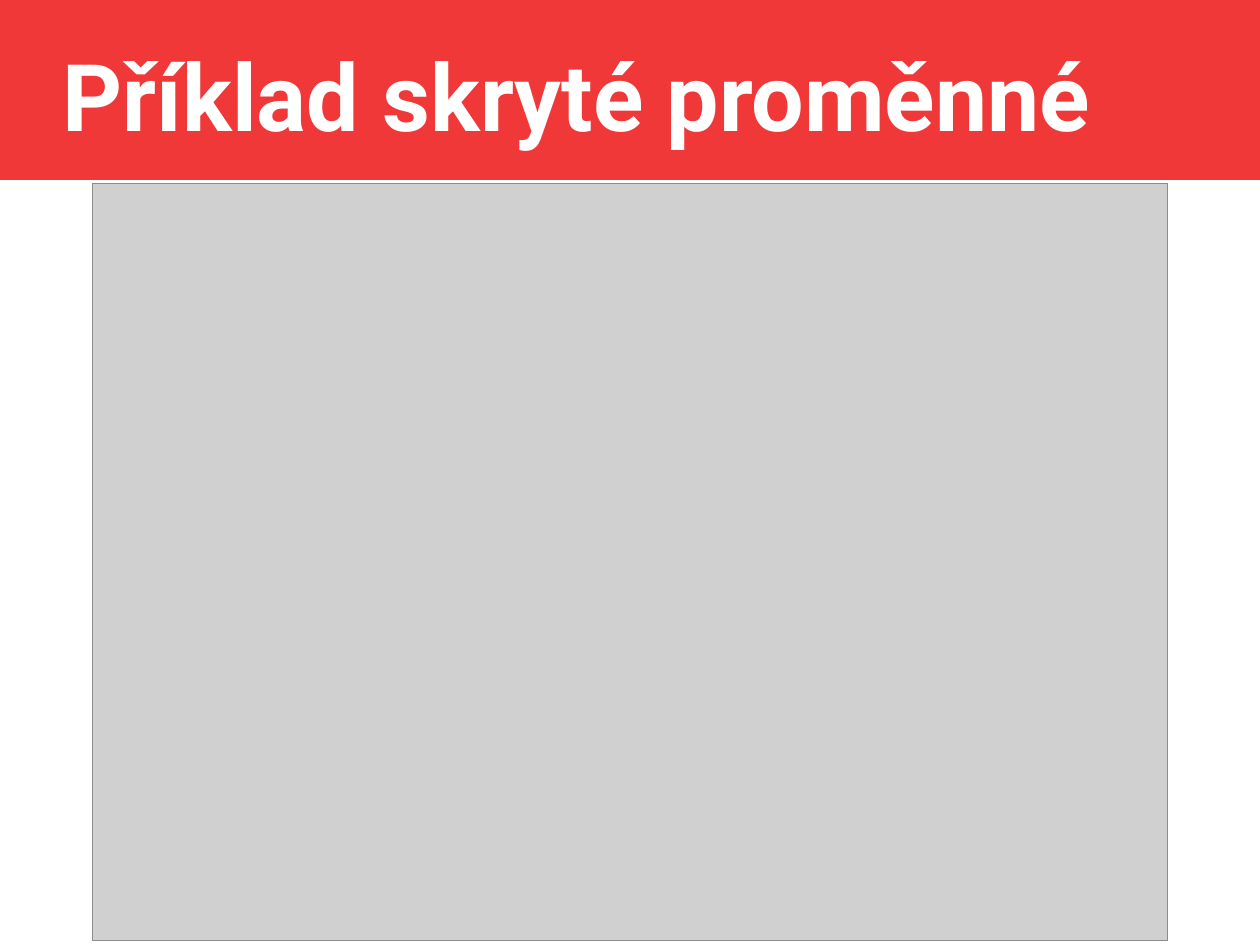
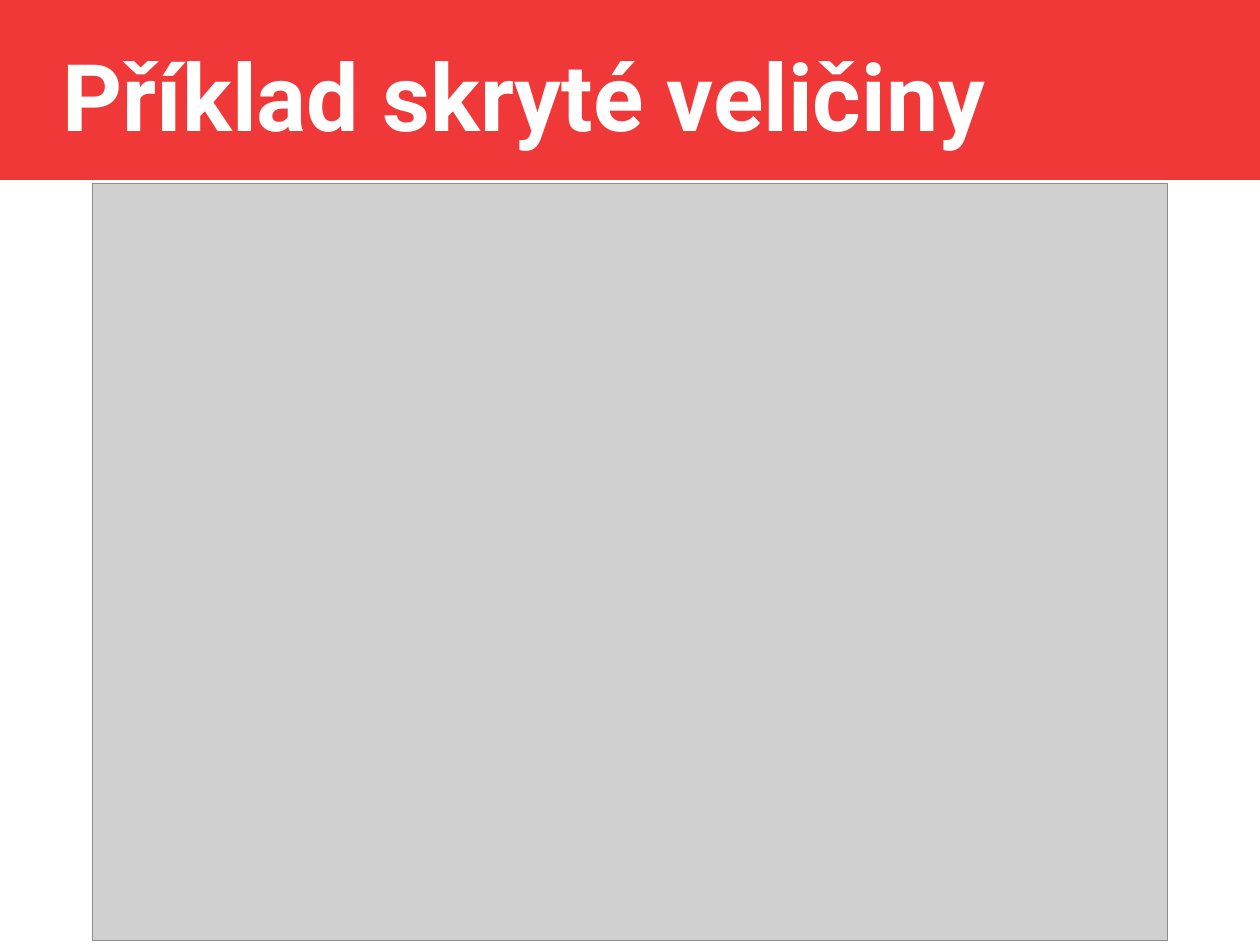
Before and after one commit to jlacko/4EK418, a slide deck: slide 22 of prez/4 - advanced calculations.odp (slide 21 before the commit). Drawn at 1260x945 pixels with LibreOffice and Linux fonts; fonts in the diff are those of the drawing; grey boxes stand for pictures. Boxes give left, top, right and bottom in pixels: in the first picture for what was removed or moved away, otherwise in the second. Text is boxed around its words. In the diff, an @@ line names an element or a change of style, - is before the commit and + after.

```diff
--- a/prez/4 - advanced calculations.odp
+++ b/prez/4 - advanced calculations.odp
@@ title at (63,61,985,151): text changed @@
-Příklad skryté proměnné
+Příklad skryté veličiny
```
Also in this commit, not shown: 7 other slides changed, 1 slide added, 4 other files.
